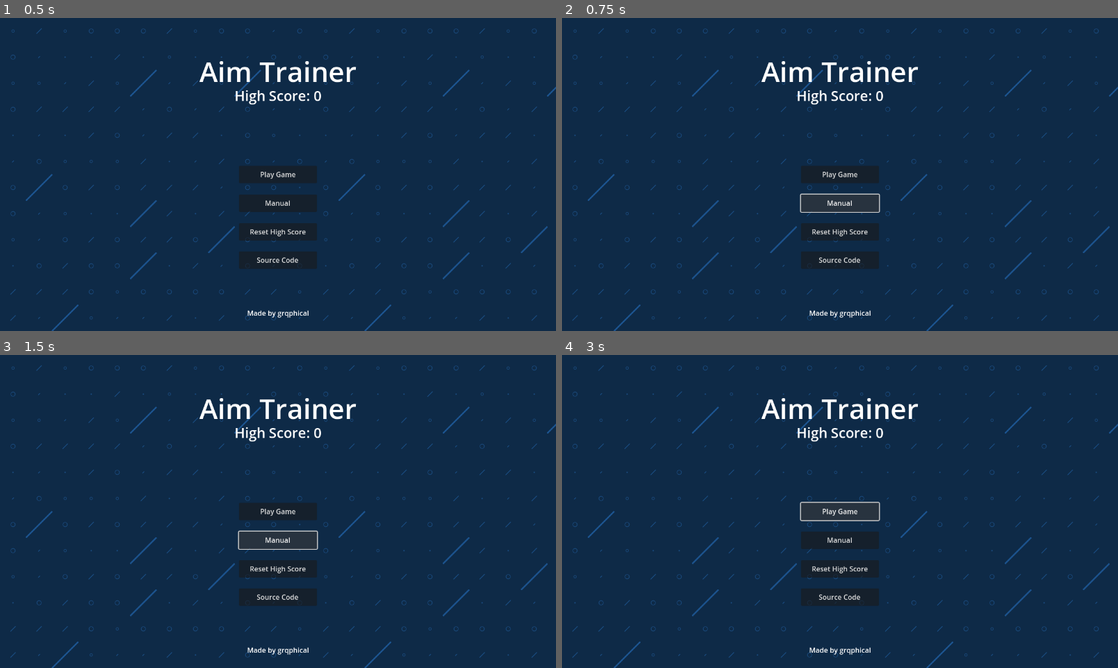
Above: before the commit, frames 1-4 (two rows, left to right).
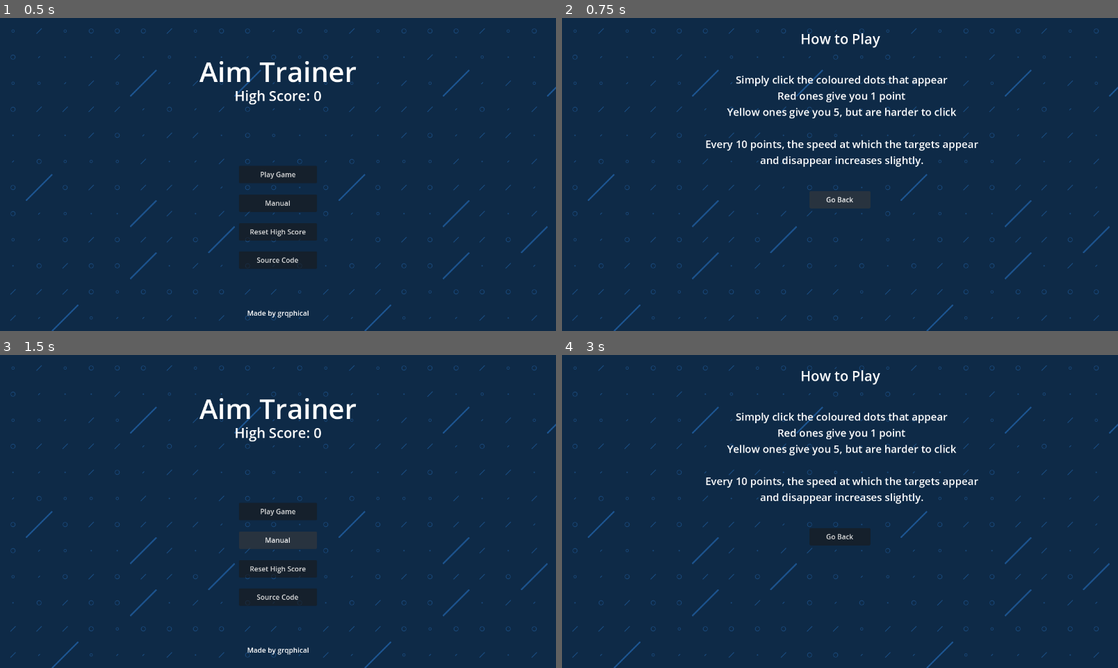
Above: after the commit, the same moments.

Repository: grqphical/Aim-Trainer
Game: Godot game, scene res://Scenes/main_menu.tscn
Same seed, same stepped clock (60 frames per second), same inputs: the game is played once before the commit and once after it.
Inputs (mouse positions are in pixels of both pictures, inside the frame that each line leads up to):
- Up to frame 1 (0.5 s): no input
- Up to frame 2 (0.75 s): click "Manual" at 0.5 s
- Up to frame 3 (1.5 s): click (278, 536) at 1.25 s, where only the run after the commit has a clickable "Go Back"
- Up to frame 4 (3 s): click "Manual" at 2 s; click (840, 511) at 2.75 s, where only the run before the commit has a clickable "Play Game"

Frame 1 is identical in both runs. In frame 2, 5.8% of the frame differs, in the area x 25-75%, y 4-96%; in frame 3, 0.1%; in frame 4, 5.9%.

Commit message:
gave up on web build, going for pc instead

Diff:
--- a/Scenes/how_to.gd
+++ b/Scenes/how_to.gd
@@ -1,4 +1,4 @@
 extends Control
 
 func back_to_menu():
-    get_tree().change_scene_to_file("res://scenes/main_menu.tscn.remap")
+    get_tree().change_scene_to_file("res://scenes/main_menu.tscn")
--- a/Scenes/main_menu.gd
+++ b/Scenes/main_menu.gd
@@ -8,8 +8,8 @@
     high_score_file.store_line("0")
 
 func change_scene():
-    get_tree().change_scene_to_file("res://scenes/main.tscn.remap")
+    get_tree().change_scene_to_file("res://scenes/main.tscn")
 
 
 func view_manual() -> void:
-   get_tree().change_scene_to_file("res://scenes/how_to.tscn.remap")
+   get_tree().change_scene_to_file("res://scenes/how_to.tscn")
